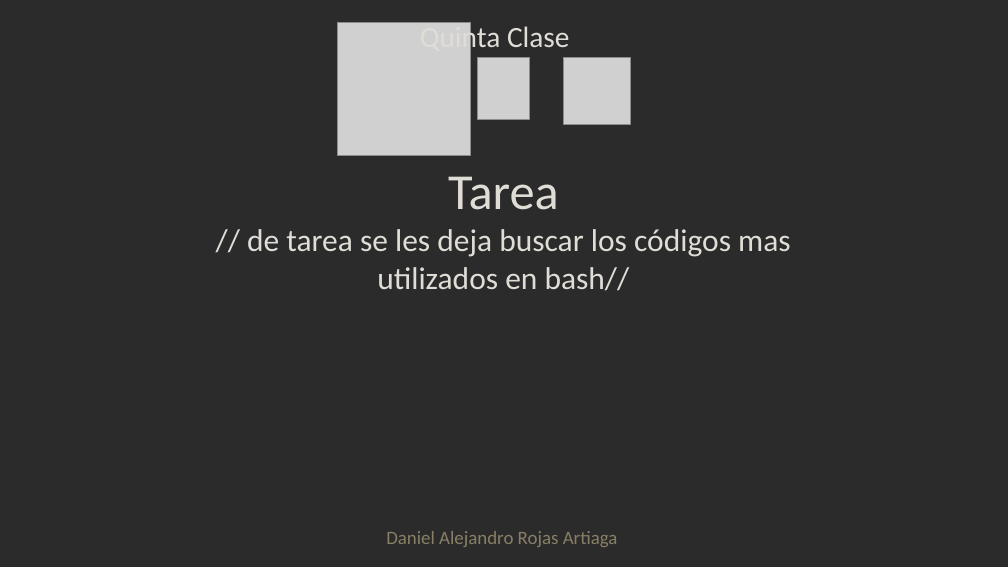
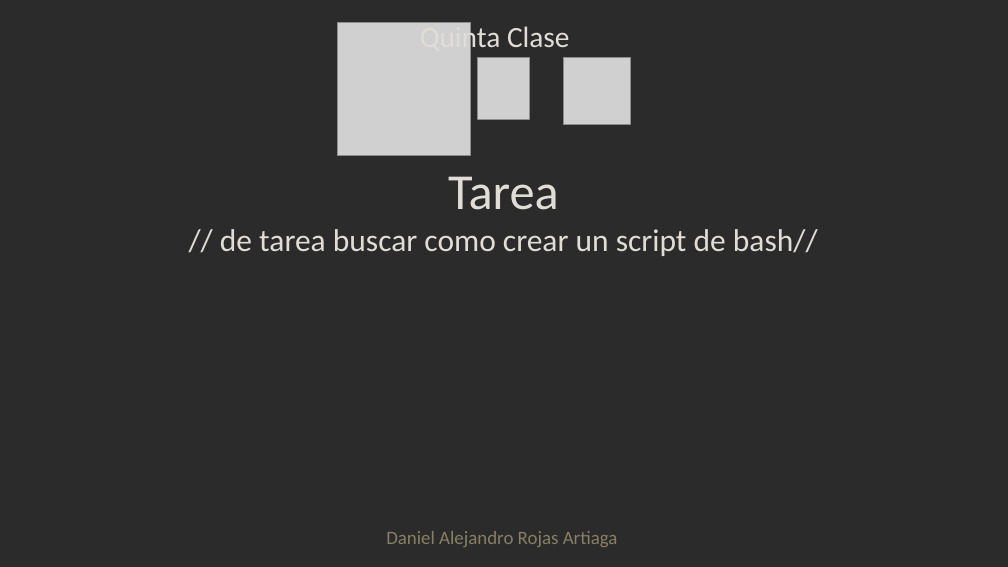
Before and after one commit to l20j45/Leonardo, a slide deck: slide 12 of Clases/Clase 9/clase 9.pptx. Drawn at 1008x567 pixels with LibreOffice and Linux fonts; fonts in the diff are those of the drawing; grey boxes stand for pictures; background and template pictures are left out; a plain dark background stands for a picture behind light text. Boxes give left, top, right and bottom in pixels: in the first picture for what was removed or moved away, otherwise in the second. Text is boxed around its words. In the diff, an @@ line names an element or a change of style, - is before the commit and + after.

```diff
--- a/Clases/Clase 9/clase 9.pptx
+++ b/Clases/Clase 9/clase 9.pptx
@@ text at [220, 229, 818, 256]: text changed @@
-// de tarea se les deja buscar los códigos mas utilizados en bash//
+// de tarea buscar como crear un script de bash//
```
Also in this commit, not shown: 4 other slides changed, 1 other file.
